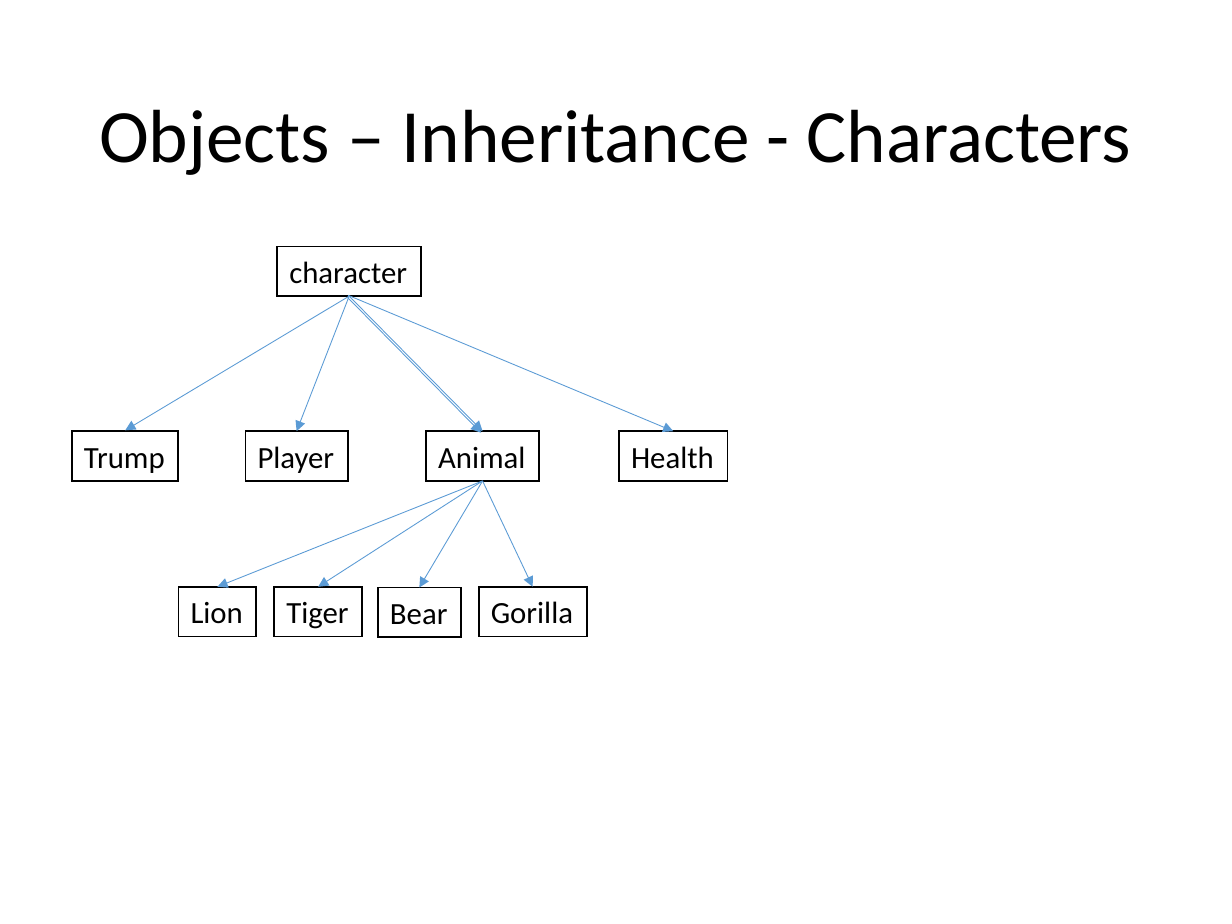
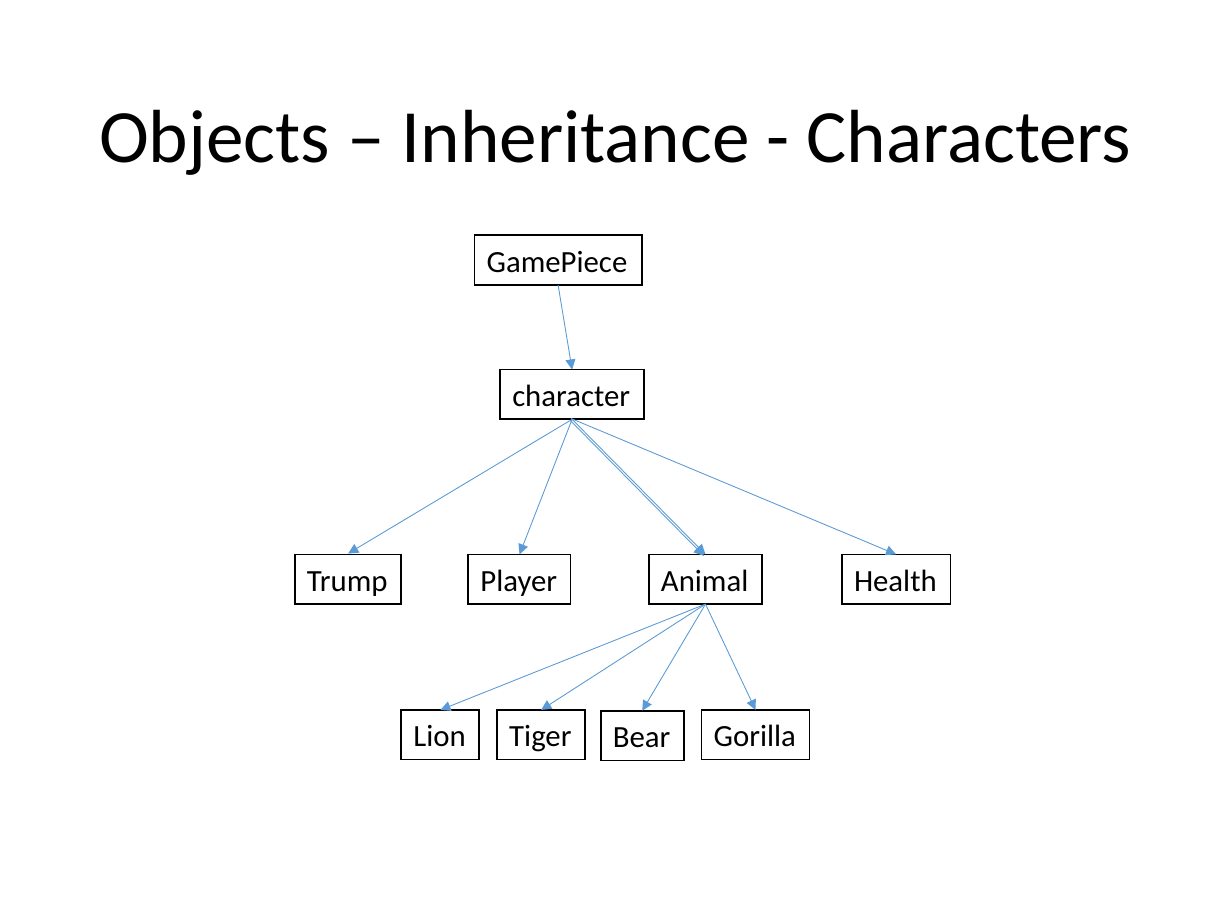
Before and after one commit to javisaurusrex/zookillsoccer, a slide deck: slide 13 of assets/game architecture/ZooKill Soccer Game Design Document Adjusted.pptx (slide 12 before the commit). Drawn at 1232x924 pixels with LibreOffice and Linux fonts; fonts in the diff are those of the drawing. Boxes give left, top, right and bottom in pixels: in the first picture for what was removed or moved away, otherwise in the second. Text is boxed around its words. In the diff, an @@ line names an element or a change of style, - is before the commit and + after.

```diff
--- a/assets/game architecture/ZooKill Soccer Game Design Document Adjusted.pptx
+++ b/assets/game architecture/ZooKill Soccer Game Design Document Adjusted.pptx
@@ rectangle added at <box>474,235,642,285</box>, fill #FFFFFF, outline #000000 1 pt, 18 pt, text #000000 @@
+GamePiece
@@ arrow added from (558, 285) to (572, 370), #5B9BD5 0.5 pt @@
@@ 8 rectangles, 8 arrows: place and size @@
-8 rectangles, 8 arrows at <box>71,246,727,637</box>
+8 rectangles, 8 arrows at <box>294,370,950,760</box>
@@ arrow moved from (483, 480) - (218, 586) to (706, 604) - (440, 710) @@
@@ rectangle "Gorilla": place and size @@
-rectangle "Gorilla" at <box>479,586,588,636</box>
+rectangle "Gorilla" at <box>701,710,809,759</box>
```
Also in this commit, not shown: 4 other slides changed, 28 other files.
